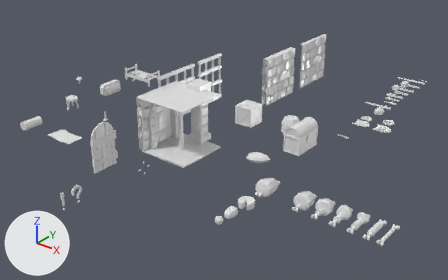
The FBX model GoblinKing/Assets/GoblinKing/Models/assets.fbx: old version first, new version second.
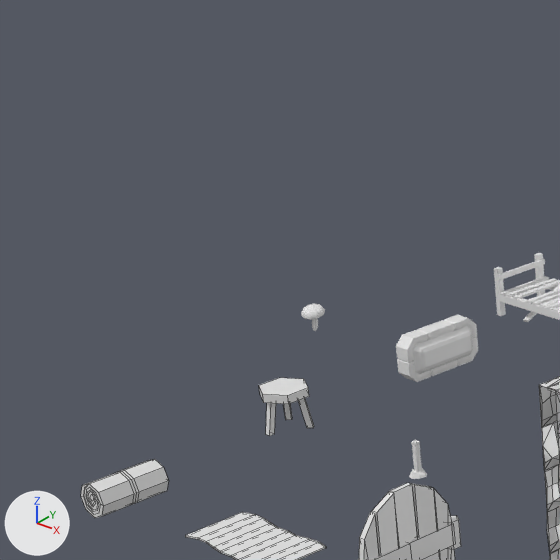
Each version appears first whole from a camera (50 mm lens) standing at (6.76, -8.24, 4.95) and looking at (-0.02, 0.23, -0.3), and next in a close-up on the part from 0% to 32% of the width and 0% to 50% of the height. The axes (+X, +Y, +Z) are drawn at lower left. The lights are the same throughout. The close-ups show mesh edges as thin lines.

Objects in the first close-up: 'Bed1', 'Bedroll1', 'Bedroll2', 'BrickWallHole1', 'Chair1', 'LightGem', 'LightGemHolder', 'LockedDoor1'.
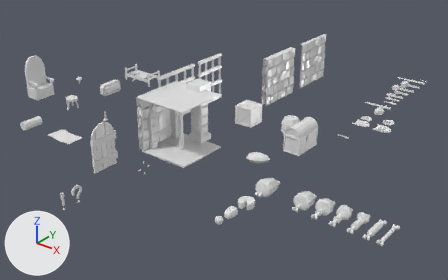
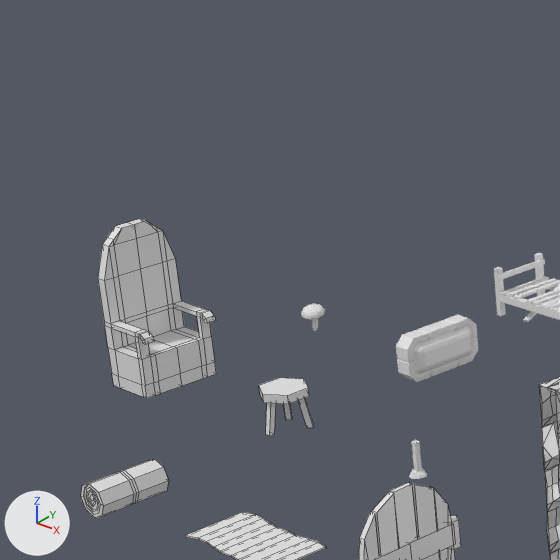
Commit message: Added throne prop

Edits to the bpy script that builds the scene:
```text
Add me_throne_001:
    me_throne_001.from_pydata(...)  # 176 vertices, 189 faces; spans x -0.175..0.172, y -0.225..0.225, z 0.0..0.856
    me_throne_001.materials.append(mat_previewmaterial)  # white #e7e7e7
Add ob_throne:
    ob_throne = bpy.data.objects.new('Throne', me_throne_001)
    ob_throne.location = (-4.0, -1.0, 0.0)
```

Location of each change, [x1, y1, x2, y2] in pixels of the close-ups (560 x 560 px):
'Throne', added
    after: [98, 219, 216, 398]
